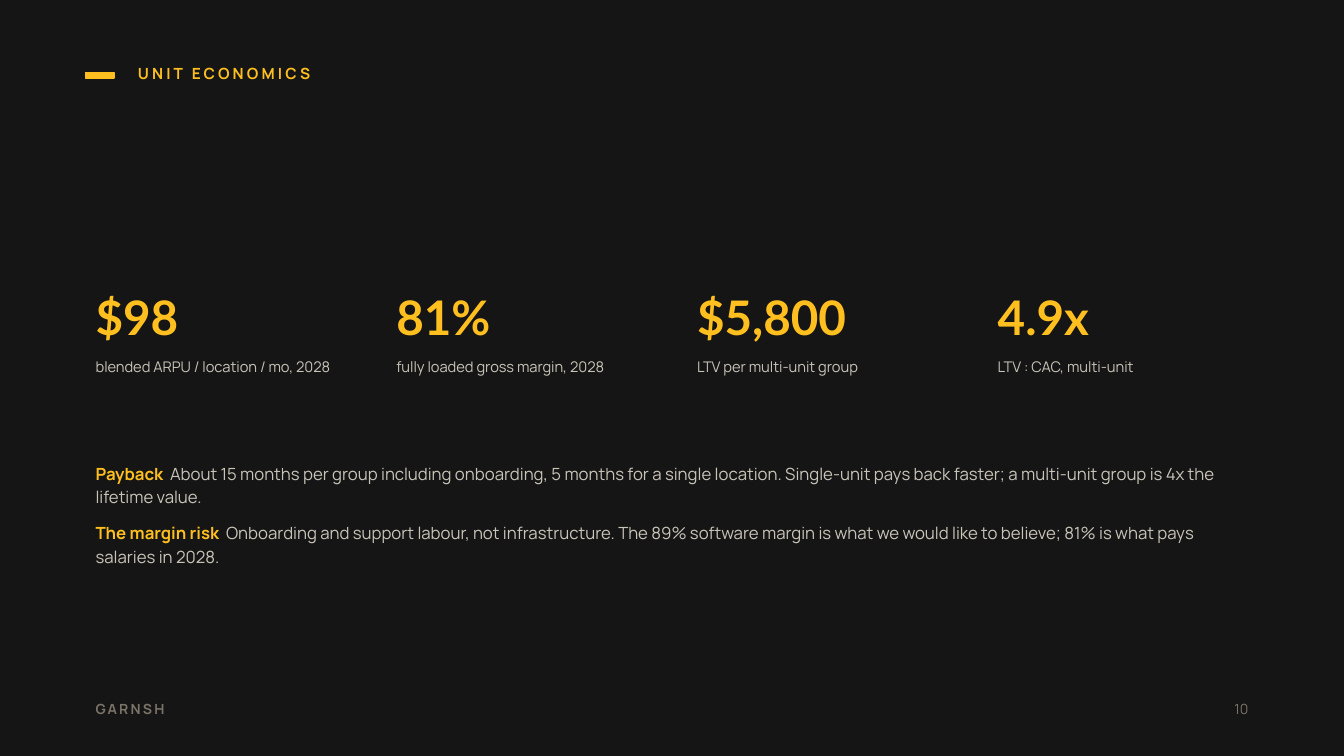
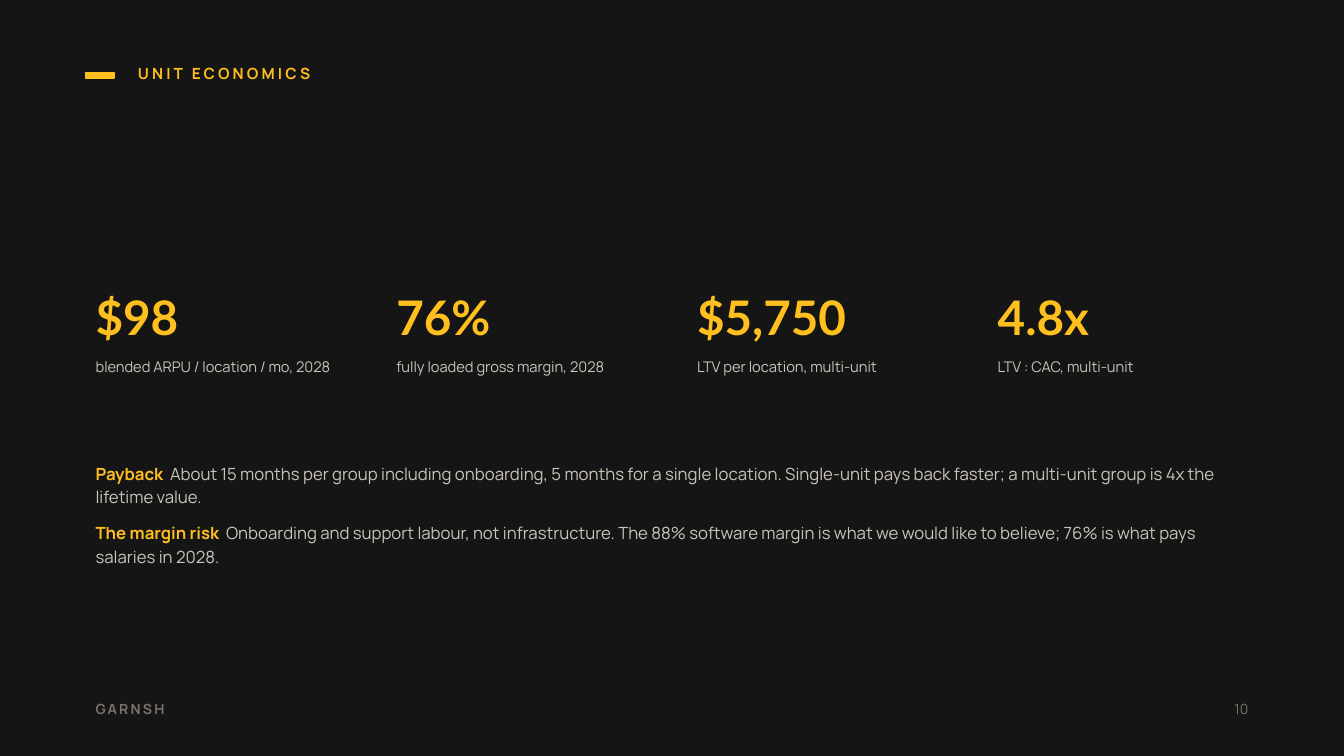
Before and after one commit to Kofiacheampong/trading, a slide deck: slide 10 of projects/garnsh-deck/garnsh-pitch-deck.pptx. Drawn at 1344x756 pixels with LibreOffice and Linux fonts; fonts in the diff are those of the drawing. Boxes give left, top, right and bottom in pixels: in the first picture for what was removed or moved away, otherwise in the second. Text is boxed around its words. In the diff, an @@ line names an element or a change of style, - is before the commit and + after.

```diff
--- a/projects/garnsh-deck/garnsh-pitch-deck.pptx
+++ b/projects/garnsh-deck/garnsh-pitch-deck.pptx
@@ text at (697,295,846,342): text changed @@
-$5,800
+$5,750
@@ text at (396,300,490,336): text changed @@
-81%
+76%
@@ text at (998,300,1089,336): text changed @@
-4.9x
+4.8x
@@ text at (697,361,876,376): text changed @@
-LTV per multi-unit group
+LTV per location, multi-unit
@@ text at (96,526,1195,563): text changed @@
-▪ The margin risk Onboarding and support labour, not infrastructure. The 89% software margin is what we would like to believe; 81% is what pays salaries in 2028.
+▪ The margin risk Onboarding and support labour, not infrastructure. The 88% software margin is what we would like to believe; 76% is what pays salaries in 2028.
```
Also in this commit, not shown: 4 other slides changed, 24 other files.
